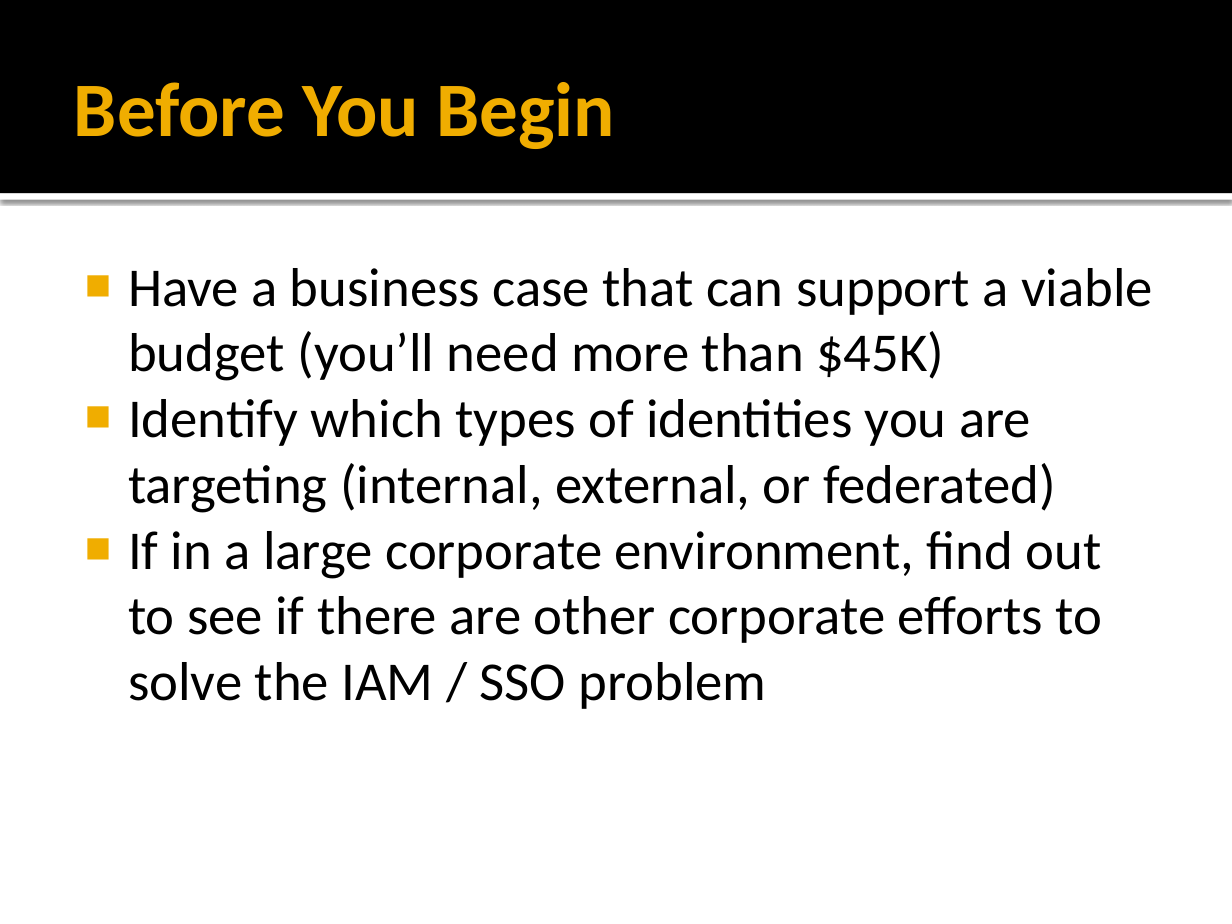
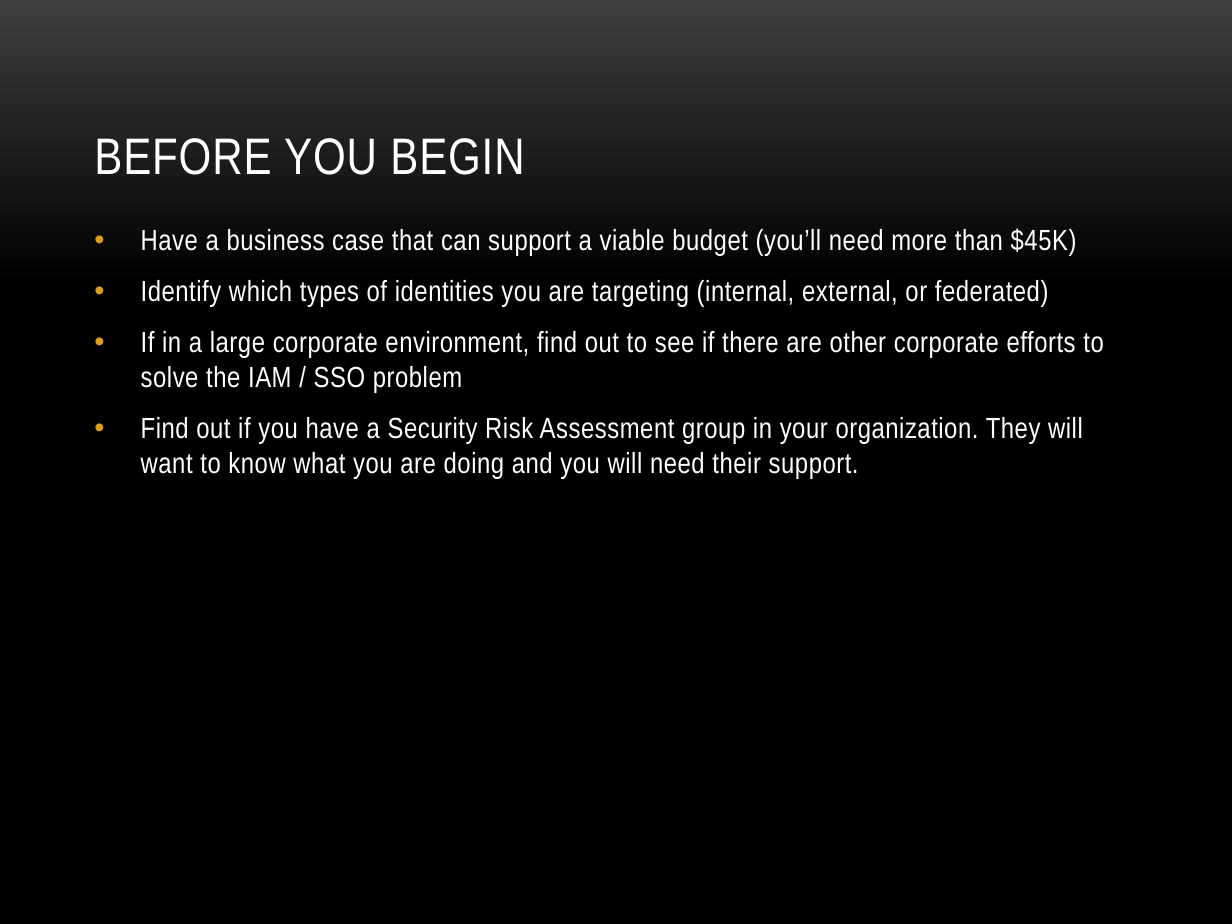
Before and after one commit to anibalvelarde/SSOExample, a slide deck: slide 10 of SSOPresentation/IAM_SSO.pptx (slide 8 before the commit). Drawn at 1232x924 pixels with LibreOffice and Linux fonts; fonts in the diff are those of the drawing; background and template pictures are left out. Boxes give left, top, right and bottom in pixels: in the first picture for what was removed or moved away, otherwise in the second. Text is boxed around its words. In the diff, an @@ line names an element or a change of style, - is before the commit and + after.

```diff
--- a/SSOPresentation/IAM_SSO.pptx
+++ b/SSOPresentation/IAM_SSO.pptx
@@ background #FFFFFF to picture (left out) @@
@@ rectangle removed at (x1=0, y1=0, x2=1232, y2=193) @@
@@ title "BEFORE YOU BEGIN" at (x1=94, y1=138, x2=524, y2=175): vertical alignment middle to bottom @@
@@ title at (x1=94, y1=138, x2=524, y2=175): text changed; size 45 to 30 pt; font Calibri to Arial Narrow; text colour #F0AD00 to #FFFFFF; bold off @@
-Before You Begin
+BEFORE YOU BEGIN
@@ rectangle removed at (x1=0, y1=193, x2=1232, y2=200) @@
@@ text "Have a business case that ..." moved from (x1=128, y1=268, x2=1153, y2=709) to (x1=141, y1=228, x2=1103, y2=479) @@
@@ text at (x1=141, y1=228, x2=1103, y2=393): size 32 to 17 pt, font Calibri to Arial Narrow, text colour #000000 to #FFFFFF, letter spacing 0 to 0.3 pt in "Have a business case that can support ...", "Identify which types of identities you are ...", "If in a large corporate environment, find ..."; bullet ■ to •; more space between paragraphs; bullet colour #F0AD00 to #DC9E1F @@
@@ text at (x1=141, y1=417, x2=1083, y2=479): paragraph added @@
+• Find out if you have a Security Risk Assessment group in your organization. They will want to know what you are doing and you will need their support.
```
Also in this commit, not shown: 15 other slides changed, 7 slides added, 4 slides removed.
